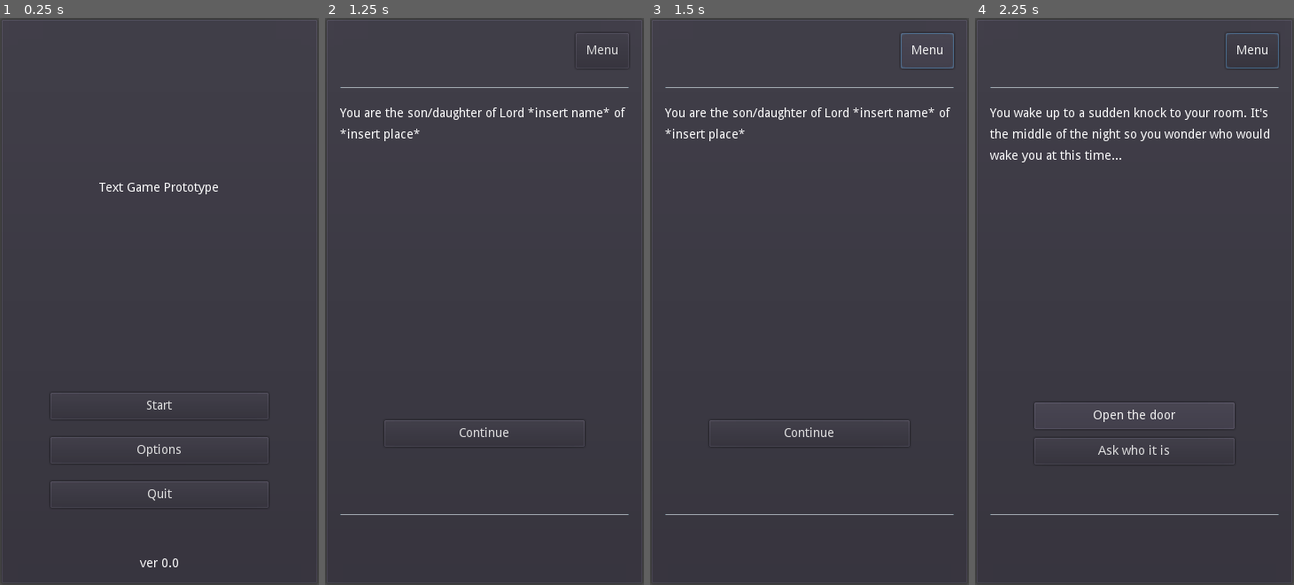
Above: before the commit, frames 1-4 (left to right).
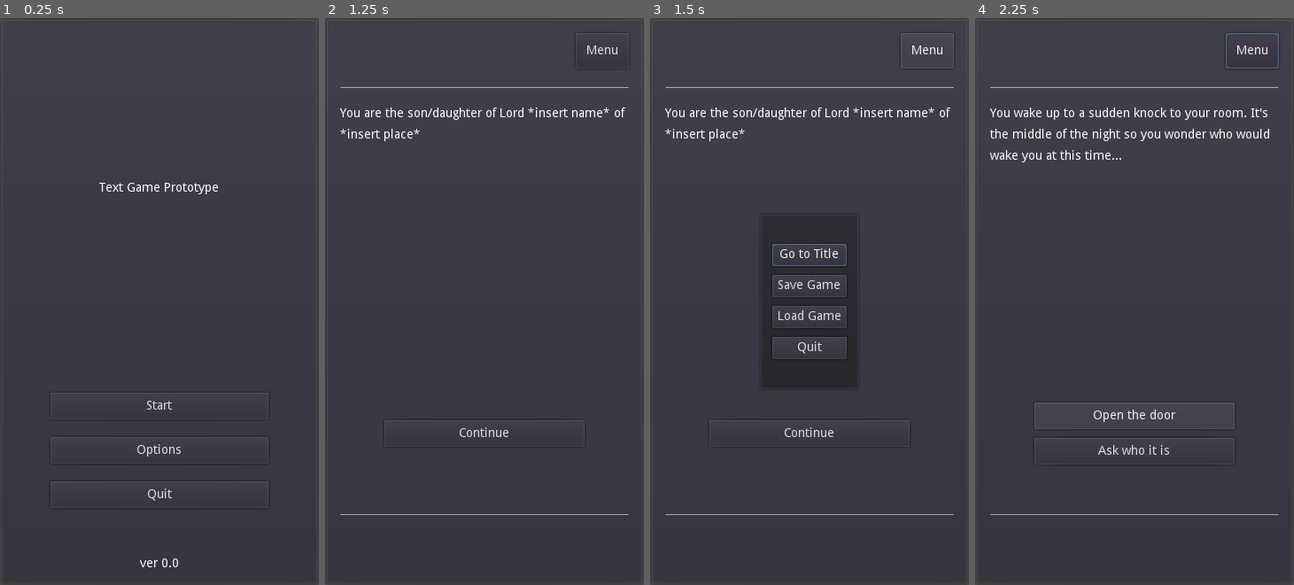
Above: after the commit, the same moments.

Repository: philipuriarte/A-Churchyard-of-Orphans
Game: Godot game, scene res://scenes/main.tscn
Two runs of this game, one before a commit and one after it. Both use one fixed random seed, a clock stepped at 60 frames per second and the inputs below.
Inputs:
- Up to frame 1 (0.25 s): no input
- Up to frame 2 (1.25 s): click "Start" at 0.5 s
- Up to frame 3 (1.5 s): click "Menu" at 1.25 s
- Up to frame 4 (2.25 s): click "Continue" at 2 s

Frames 1-2 are identical in both runs. In frame 3, 1.5% of the frame differs, in the area x 37-96%, y 2-61%; in frame 4, nothing differs.

Commit message:
Update code on func _on_MenuButton_pressed

Diff:
--- a/logic/game_screen.gd
+++ b/logic/game_screen.gd
@@ -3,4 +3,4 @@
 onready var popup_menu: PopupPanel = $"%PopupMenu"
 
 func _on_MenuButton_pressed() -> void:
-	pass # Replace with function body.
+	popup_menu.popup_centered()
